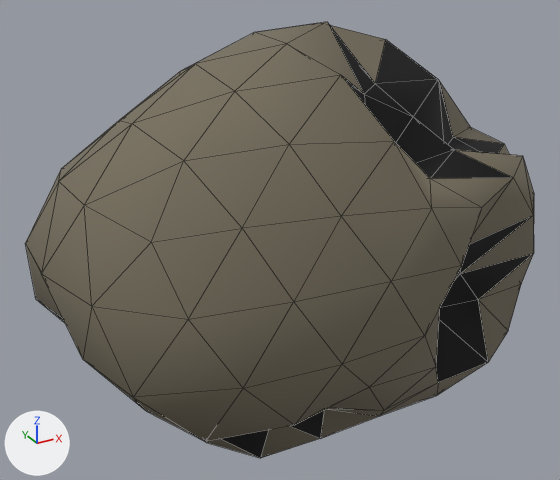
Before and after pictures for a commit that changed the glTF model assets/asteroids/asteroid_sml_04.glb.
Camera for both pictures: a camera (50 mm lens) standing at (-1.35, -2.143, 1.195) and looking at (-0.151, 0.036, 0.106). The lights are fixed; the arrows at lower left show +X, +Y and +Z. The picture after the commit comes second. Mesh edges are drawn as thin lines. Vertices at exactly the same position are counted once.

Objects in the first picture: 'asteroid_sml_04'.
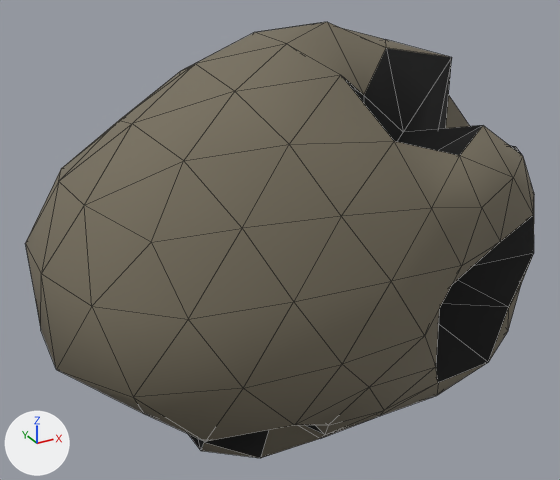
The change, as a diff of the scene's bpy script:
```diff
--- a/assets/asteroids/asteroid_sml_04.glb.py
+++ b/assets/asteroids/asteroid_sml_04.glb.py
@@ me_icosphere @@
 # used by ob_asteroid_sml_04; location = (0.0, 0.0, 0.0)
-me_icosphere.from_pydata(...)  # 162 vertices, 320 faces; spans x -0.99..0.88, y -0.6..0.54, z -0.69..0.84
-me_icosphere.vertices[64].co = (0.67, -0.12, 0.31)
-me_icosphere.vertices[80].co = (0.18, -0.35, 0.39)  # pixel (430, 178)
-me_icosphere.vertices[81].co = (0.56, 0.0, 0.39)  # pixel (453, 137)
-me_icosphere.vertices[82].co = (0.47, 0.0, 0.61)  # pixel (438, 79)
-me_icosphere.vertices[83].co = (0.2, 0.0, 0.62)  # pixel (375, 83)
-me_icosphere.vertices[105].co = (0.34, -0.26, 0.44)  # pixel (454, 149)
-me_icosphere.vertices[158].co = (0.08, -0.17, 0.35)
-me_icosphere.vertices[159].co = (0.27, -0.13, 0.53)  # pixel (413, 116)
-me_icosphere.vertices[160].co = (0.43, -0.11, 0.38)
-me_icosphere.vertices[45].co = (0.49, -0.3, -0.14)  # pixel (478, 299)
-me_icosphere.vertices[46].co = (0.37, -0.31, 0.0)  # pixel (460, 273)
-me_icosphere.vertices[47].co = (0.32, -0.38, 0.14)
-me_icosphere.vertices[161].co = (0.26, -0.29, -0.12)
+me_icosphere.from_pydata(...)  # 162 vertices, 320 faces; spans x -1.01..0.88, y -0.6..0.54, z -0.69..0.84
+# me_icosphere part 1: 25 of 162 vertices moved; they spanned x -0.93..-0.03, y -0.42..0.46, z -0.62..0.0 and now span x -1.01..-0.03, y -0.47..0.5, z -0.65..0.0; mean shift (-0.01, 0.01, -0.01); largest move (-0.91, 0.0, 0.0) -> (-1.0, 0.0, 0.0)
+# me_icosphere part 2
+me_icosphere.vertices[64].co = (0.75, -0.13, 0.36)  # pixel (515, 146)
+me_icosphere.vertices[80].co = (0.22, -0.43, 0.48)  # pixel (459, 155)
+me_icosphere.vertices[81].co = (0.52, 0.0, 0.36)
+me_icosphere.vertices[82].co = (0.52, 0.0, 0.68)  # pixel (451, 57)
+me_icosphere.vertices[83].co = (0.23, 0.0, 0.74)  # pixel (386, 47)
+me_icosphere.vertices[105].co = (0.41, -0.31, 0.53)  # pixel (483, 125)
+me_icosphere.vertices[158].co = (0.07, -0.14, 0.3)
+me_icosphere.vertices[159].co = (0.24, -0.12, 0.48)  # pixel (403, 132)
+me_icosphere.vertices[160].co = (0.39, -0.1, 0.35)
+# me_icosphere part 3
+me_icosphere.vertices[45].co = (0.59, -0.35, -0.17)  # pixel (508, 307)
+me_icosphere.vertices[46].co = (0.33, -0.27, 0.0)
+me_icosphere.vertices[47].co = (0.39, -0.46, 0.18)  # pixel (500, 241)
+me_icosphere.vertices[161].co = (0.22, -0.24, -0.1)
+# me_icosphere part 4: 1 face spanning x 0.33..0.73, y -0.38..-0.27, z 0.0..0.2 switches from mat_rock_asteroid_sml_04 (dark yellow #77705f) to mat_crater_asteroid_sml_04 (black #000000)
+# me_icosphere part 5: 10 faces spanning x -1.0..0.62, y -0.56..0.26, z -0.56..0.84 switch from mat_crater_asteroid_sml_04 (black #000000) to mat_rock_asteroid_sml_04 (dark yellow #77705f)
```

Where the change shows, as pixel boxes (x1, y1, x2, y2) in the pictures (560 x 480 px; the box of a moved part takes in the faces that stretch with it):
part 1 of me_icosphere, moved or reshaped
    both: (26, 246, 384, 458)
part 2 of me_icosphere, moved or reshaped
    before: (328, 23, 523, 208)
    after: (328, 22, 523, 208)
part 3 of me_icosphere, moved or reshaped
    before: (436, 178, 533, 383)
    after: (436, 178, 534, 383)
part 4 of me_icosphere, recoloured
    before: (462, 216, 534, 273)
    after: (474, 216, 534, 266)
part 5 of me_icosphere, recoloured
    before: (40, 23, 513, 438)
    after: (298, 22, 512, 438)
